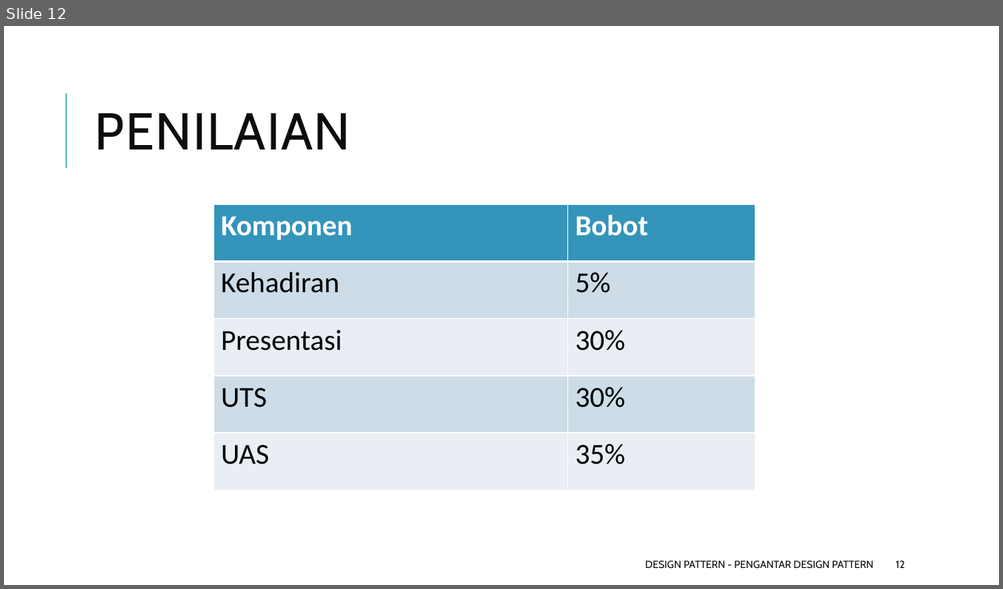
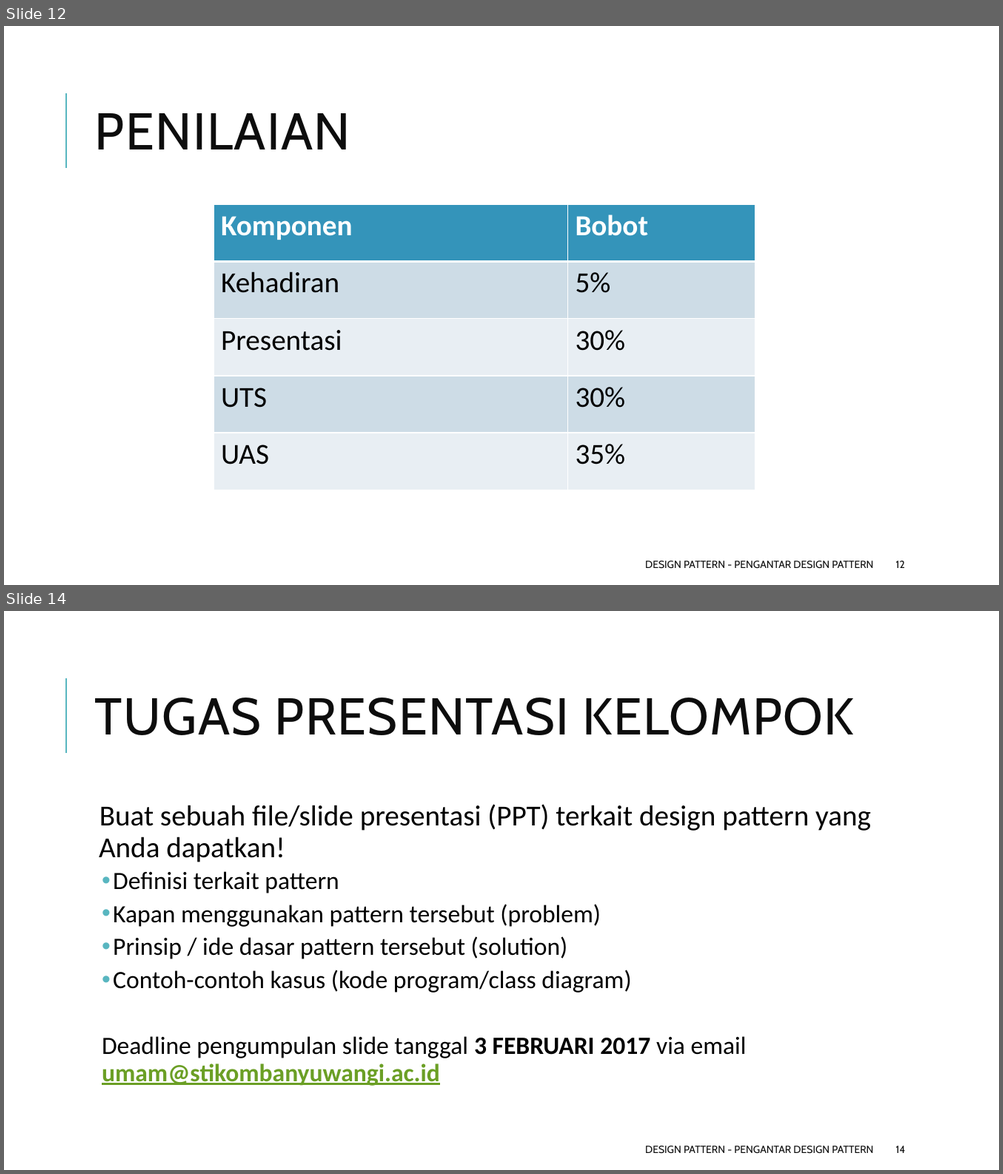
Before and after one commit to ksatria/MK-Design-Pattern, a slide deck: PPT/Design Pattern 1 - Pengantar Design Pattern.pptx. Shown one above the other, each under a label of ours: slide 12 before the commit, slides 12 and 14 after it; the slides between them are not shown. The pictures are 1003x589 and 1003x1174 pixels, drawn with LibreOffice and Linux fonts; fonts in the diff are those of the drawing. Boxes give left, top, right and bottom in pixels: in the first picture for what was removed or moved away, otherwise in the second. Text is boxed around its words. In the diff, an @@ line names an element or a change of style, - is before the commit and + after.

Commit message:
Update PPT 1
Sudah disertakan pembagian kelompok dan tugas untuk UTS maupun UAS

```diff
--- a/PPT/Design Pattern 1 - Pengantar Design Pattern.pptx
+++ b/PPT/Design Pattern 1 - Pengantar Design Pattern.pptx
@@ slide 14 added at [4, 611, 999, 1170], background #FFFFFF; not listed: 1 template element that a slide beside it also shows @@
@@ title added at [95, 698, 854, 735], 50 pt, text #0D0D0D @@
+TUGAS PRESENTASI KELOMPOK
@@ text added at [99, 804, 871, 1086], 24 pt, text #000000 @@
+  Buat sebuah file/slide presentasi (PPT) terkait design pattern yang Anda dapatkan!
+  • Definisi terkait pattern
+  • Kapan menggunakan pattern tersebut (problem)
+  • Prinsip / ide dasar pattern tersebut (solution)
+  • Contoh-contoh kasus (kode program/class diagram)
+  Deadline pengumpulan slide tanggal 3 FEBRUARI 2017 via email umam@stikombanyuwangi.ac.id
@@ text added at [645, 1146, 873, 1154], 10 pt, text #0D0D0D @@
+DESIGN PATTERN - PENGANTAR DESIGN PATTERN
@@ page number added at [896, 1146, 905, 1153], 10 pt, text #0D0D0D @@
+14
```
Also in this commit, not shown: 1 slide changed, 1 other slide added.
